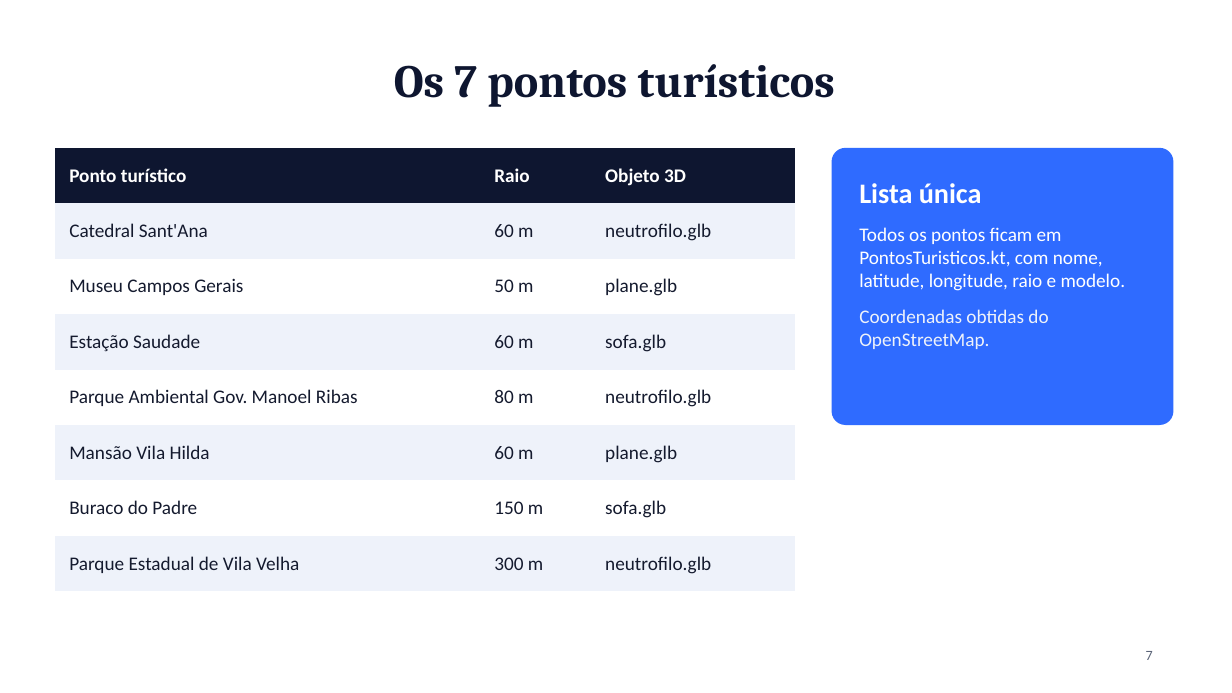
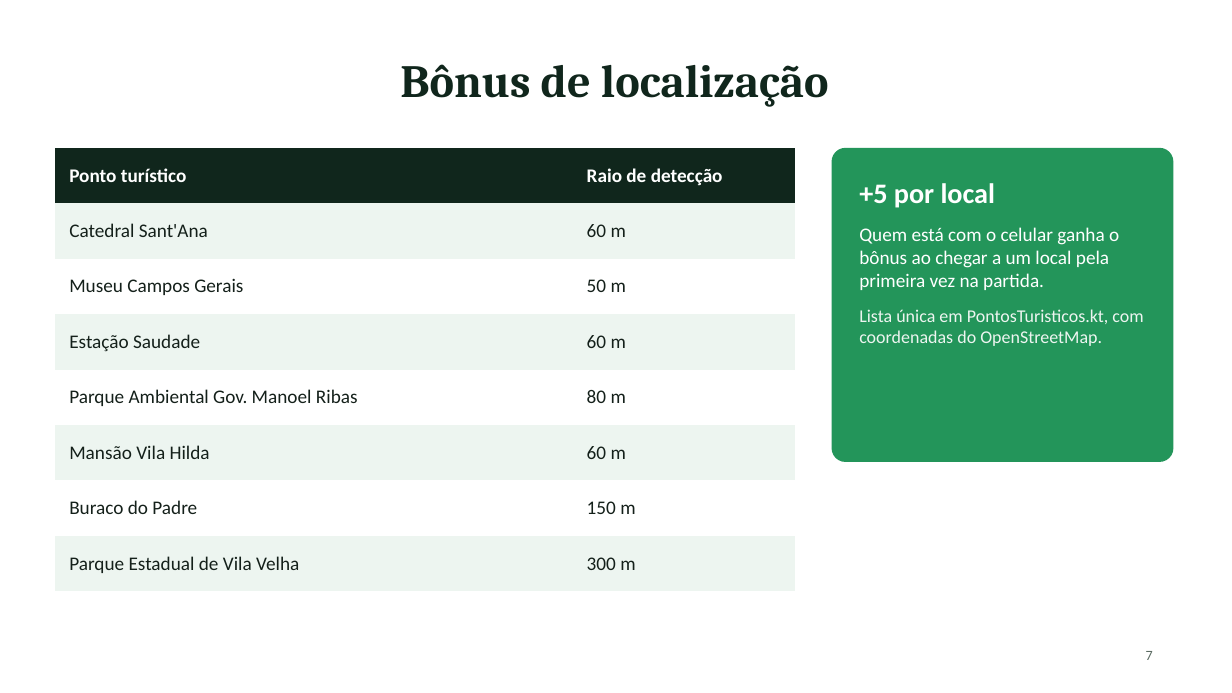
Before and after one commit to MuriloNephi/AndroidAppTemplateAR, a slide deck: slide 7 of ENTREGAS/apresentacao-jogo-ar.pptx. Drawn at 1232x693 pixels with LibreOffice and Linux fonts; fonts in the diff are those of the drawing. Boxes give left, top, right and bottom in pixels: in the first picture for what was removed or moved away, otherwise in the second. Text is boxed around its words. In the diff, an @@ line names an element or a change of style, - is before the commit and + after.

```diff
--- a/ENTREGAS/apresentacao-jogo-ar.pptx
+++ b/ENTREGAS/apresentacao-jogo-ar.pptx
@@ title at (x1=400, y1=64, x2=829, y2=107): text changed; text colour #0E1630 to #10261C @@
-Os 7 pontos turísticos
+Bônus de localização
@@ table at (x1=55, y1=148, x2=795, y2=577) @@
-column 2: Raio | 60 m | 50 m | 60 m | 80 m | 60 m | 150 m | 300 m
-column 3: Objeto 3D | neutrofilo.glb | plane.glb | sofa.glb | neutrofilo.glb | plane.glb | sofa.glb | neutrofilo.glb
+column 2: Raio de detecção | 60 m | 50 m | 60 m | 80 m | 60 m | 150 m | 300 m
@@ rounded rectangle resized from (x1=832, y1=148, x2=1174, y2=425) to (x1=832, y1=148, x2=1174, y2=462) @@
@@ rounded rectangle at (x1=832, y1=148, x2=1174, y2=462): fill #2F6BFF to #23955A; proportions changed @@
@@ text at (x1=859, y1=227, x2=1143, y2=346): text changed @@
-Lista única
-Todos os pontos ficam em PontosTuristicos.kt, com nome, latitude, longitude, raio e modelo.
-Coordenadas obtidas do OpenStreetMap.
++5 por local
+Quem está com o celular ganha o bônus ao chegar a um local pela primeira vez na partida.
+Lista única em PontosTuristicos.kt, com coordenadas do OpenStreetMap.
@@ page number at (x1=1146, y1=651, x2=1153, y2=660): text colour #5B6478 to #5B6B62 @@
```
Also in this commit, not shown: 6 other slides changed, 1 slide added, 1 slide removed, 1 other file.
